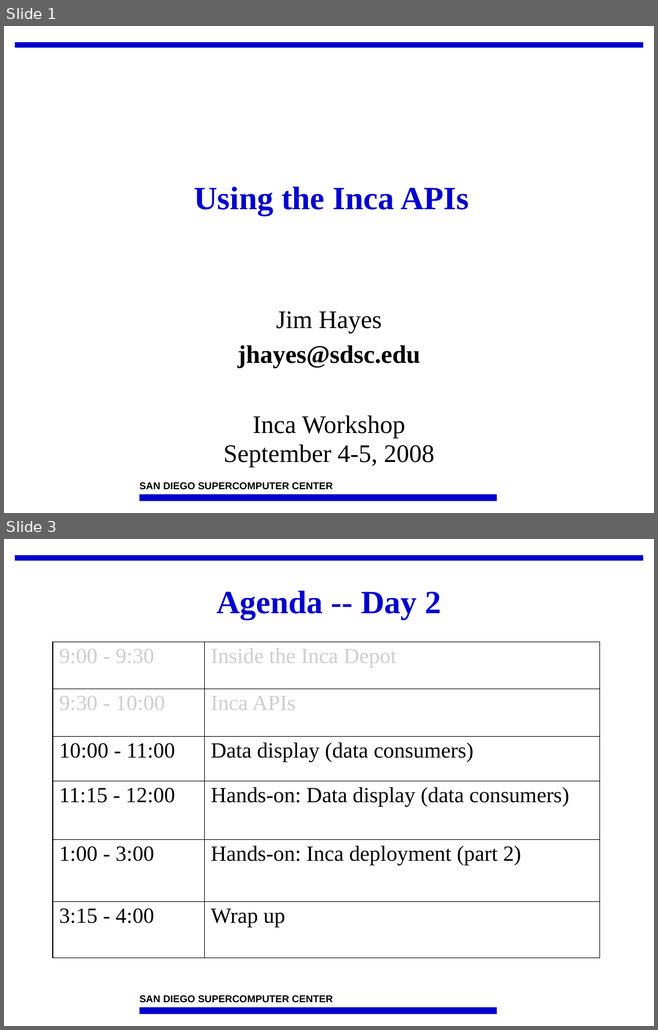
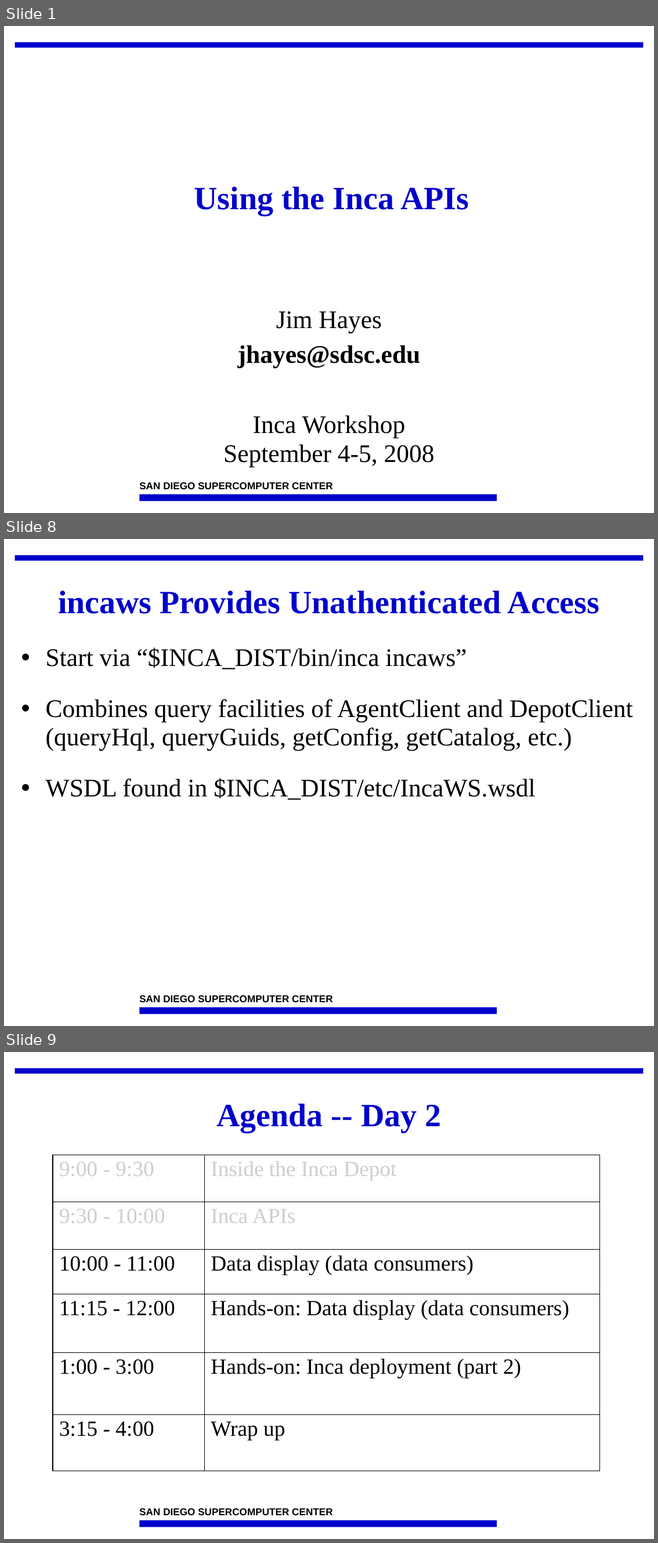
Before and after one commit to IncaProject/inca-xsede, a slide deck: talks/2008workshop/apis.ppt. Shown one above the other, each under a label of ours: slides 1 and 3 before the commit, slides 1, 8 and 9 after it; the slides between them are not shown. The pictures are 658x1030 and 658x1543 pixels, drawn with LibreOffice and Linux fonts; fonts in the diff are those of the drawing; background and template pictures are left out. Boxes give left, top, right and bottom in pixels: in the first picture for what was removed or moved away, otherwise in the second. Text is boxed around its words. In the diff, an @@ line names an element or a change of style, - is before the commit and + after.

```diff
--- a/talks/2008workshop/apis.ppt
+++ b/talks/2008workshop/apis.ppt
@@ slide 8 added at [4,539,654,1026], background #FFFFFF; not listed: 3 template elements that a slide beside it also shows @@
@@ title added at [58,591,599,614], 36 pt, text #0000CC, bold @@
+incaws Provides Unathenticated Access
@@ text added at [46,647,633,800], 28 pt, text #000000 @@
+• Start via “$INCA_DIST/bin/inca incaws”
+• Combines query facilities of AgentClient and DepotClient (queryHql, queryGuids, getConfig, getCatalog, etc.)
+• WSDL found in $INCA_DIST/etc/IncaWS.wsdl
@@ what was slide 3 is now slide 9 @@
```
Also in this commit, not shown: 1 slide changed, 5 other slides added.
